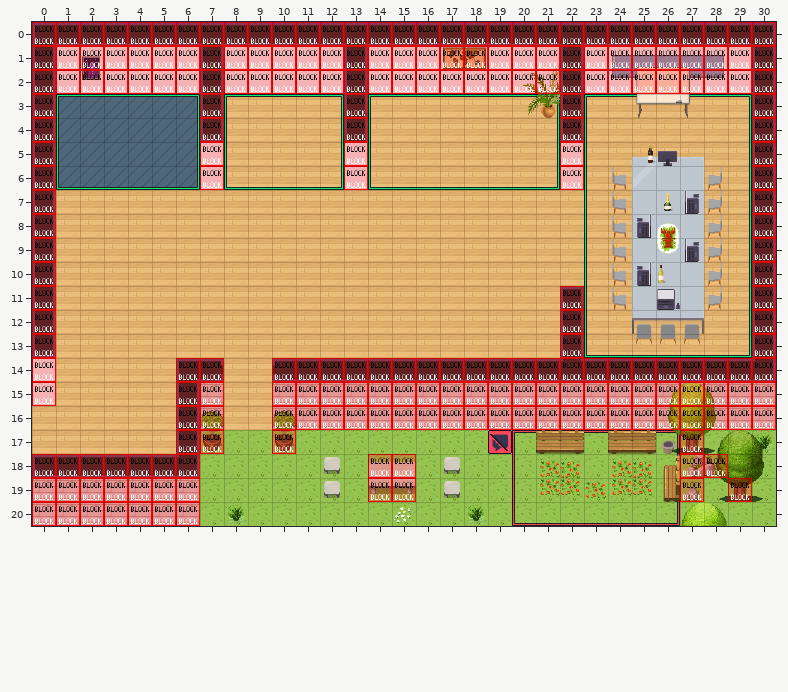
Two versions of a level (Tiled map (JSON), map.tmj). The picture above is the old version.
Cells are 32x32 px. Shown: x 0..30, y 0..20.
Now the later version:
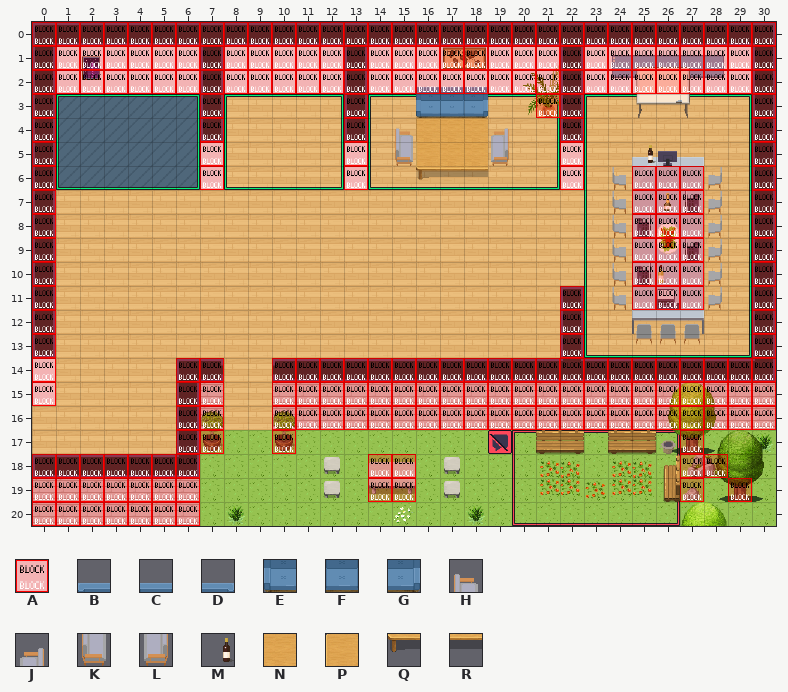
Key: from "Chunk 1": A 1, B 45, C 46, D 47, E 51, F 52, G 53, H 54, J 55, K 56, L 57, M 100, N 138, P 139, Q 140, R 141.
_ is an empty cell.
See-through tiles are keyed as they look on the map.
The edit:
Layer "furniture/furniture1":
y 2: x 16..18 ___ -> BCD
y 3: x 16..18 ___ -> EFG
y 4: x 15 _ -> H; x 19 _ -> J
y 5: x 15 _ -> K; x 19 _ -> L
Layer "above/above1":
y 5: x 25 _ -> M
Layer "collisions":
y 3: x 21 _ -> A
y 4: x 16..18 ___ -> NNN
y 5: x 16..18 ___ -> PNN
y 6: x 16..18 ___ -> QRR; x 25..27 ___ -> AAA
y 7..11: x 25..27 ___ -> AAA
Pixel boxes of the changes (left, top, right, bottom) in both pictures:
added: (395, 87, 509, 180)
added: (536, 94, 560, 118)
added: (632, 145, 704, 310)
